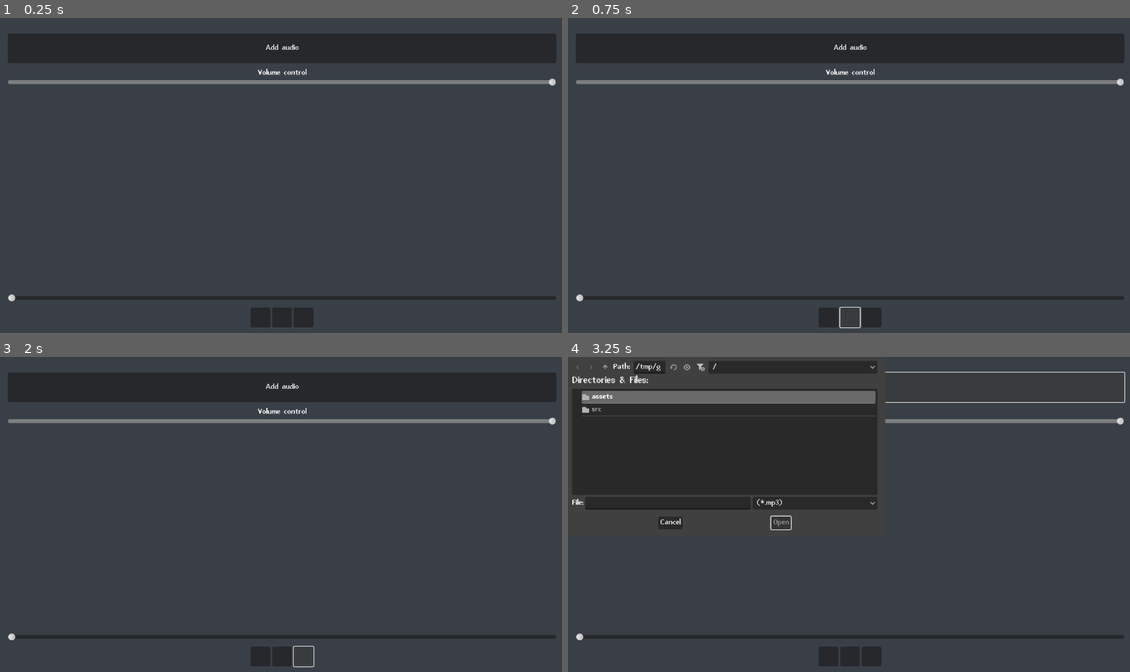
Above: before the commit, frames 1-4 (two rows, left to right).
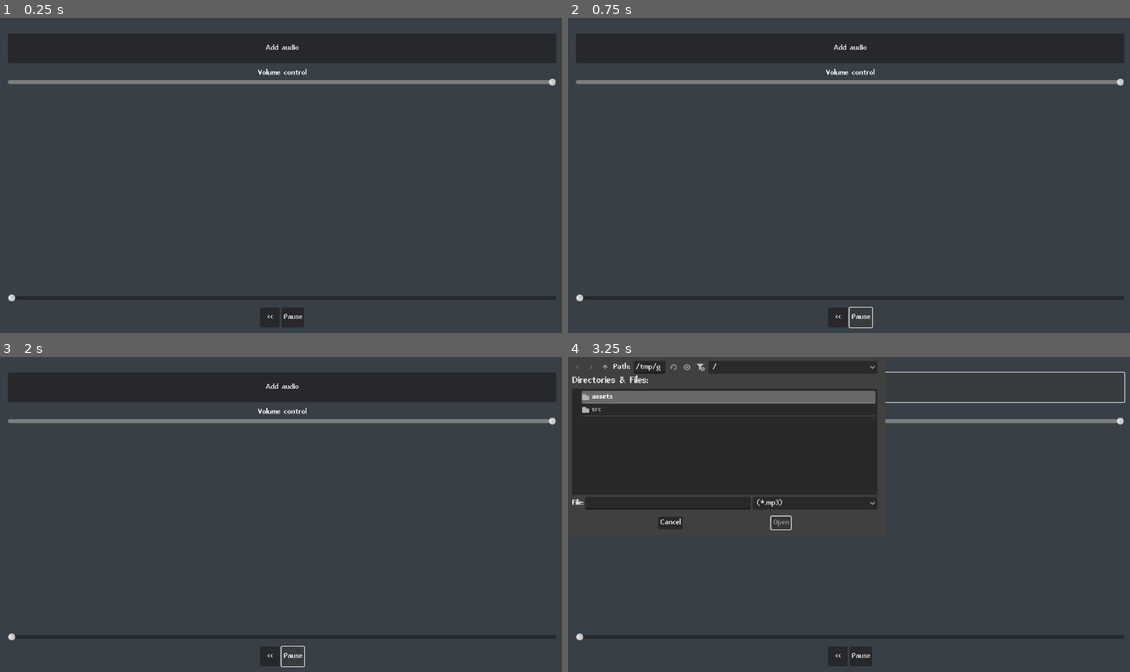
Above: after the commit, the same moments.

Repository: nikolr/multiplayer
Game: Godot game, scene res://src/main.tscn
The game is run twice, just before and just after one commit, with the same random seed, the same clock (stepped at 60 frames per second) and the same inputs.
Inputs (mouse positions are in pixels of both pictures, inside the frame that each line leads up to; where the layout moved, square brackets give the same spot in the first picture):
- Up to frame 1 (0.25 s): no input
- Up to frame 2 (0.75 s): click (860, 317) [849, 317] at 0.5 s
- Up to frame 3 (2 s): click (303, 656) at 1.27 s
- Up to frame 4 (3.25 s): click (871, 656) at 2.02 s; click "Add audio" at 2.75 s

The runs differ from the first frame. In frame 1, 0.3% of the frame differs, in the area x 44-56%, y 91-99%; in frame 2, 0.3%; in frame 3, 0.2%; in frame 4, 0.3%.

Commit message:
Added button tags and removed next button

Diff:
--- a/src/main.tscn
+++ b/src/main.tscn
@@ -91,14 +91,12 @@
 [node name="PreviousButton" type="Button" parent="Control/PanelContainer2/MarginContainer/VBoxContainer/HBoxContainer"]
 custom_minimum_size = Vector2(40, 40)
 layout_mode = 2
+text = "<<"
 
 [node name="PauseButton" type="Button" parent="Control/PanelContainer2/MarginContainer/VBoxContainer/HBoxContainer"]
 custom_minimum_size = Vector2(40, 40)
 layout_mode = 2
-
-[node name="NextButton" type="Button" parent="Control/PanelContainer2/MarginContainer/VBoxContainer/HBoxContainer"]
-custom_minimum_size = Vector2(40, 40)
-layout_mode = 2
+text = "Pause"
 
 [node name="FileDialog" type="FileDialog" parent="."]
 title = "Open a File"
